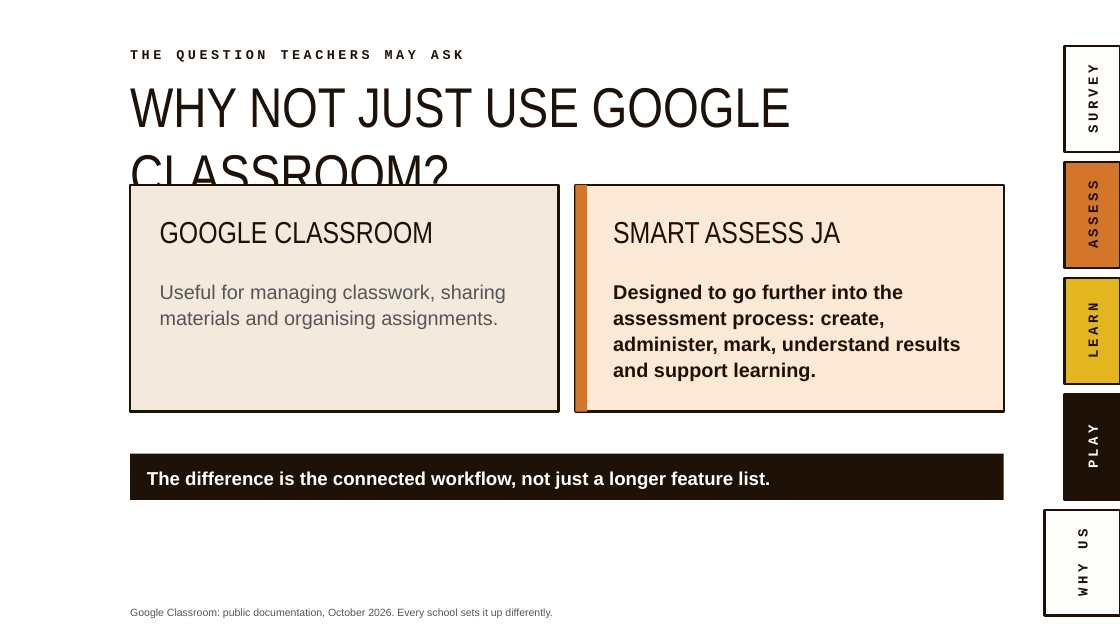
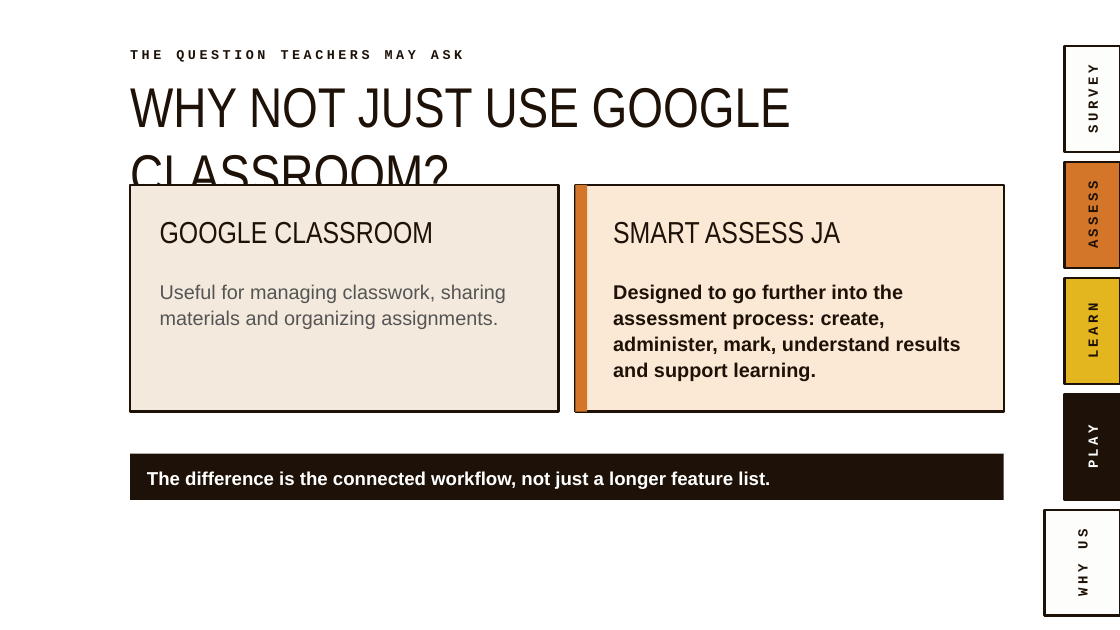
Before and after one commit to MrStevenGordon/exam-platform, a slide deck: slide 27 of marketing/presentation/Smart-Assess-Ja-Manchester-Presentation-v2.pptx. Drawn at 1120x630 pixels with LibreOffice and Linux fonts; fonts in the diff are those of the drawing; background and template pictures are left out. Boxes give left, top, right and bottom in pixels: in the first picture for what was removed or moved away, otherwise in the second. Text is boxed around its words. In the diff, an @@ line names an element or a change of style, - is before the commit and + after.

```diff
--- a/marketing/presentation/Smart-Assess-Ja-Manchester-Presentation-v2.pptx
+++ b/marketing/presentation/Smart-Assess-Ja-Manchester-Presentation-v2.pptx
@@ text at (x1=160, y1=284, x2=506, y2=329): text changed @@
-Useful for managing classwork, sharing materials and organising assignments.
+Useful for managing classwork, sharing materials and organizing assignments.
@@ text removed at (x1=130, y1=608, x2=552, y2=618) @@
-Google Classroom: public documentation, October 2026. Every school sets it up differently.
```
Also in this commit, not shown: 1 other slide changed, 6 other files.
